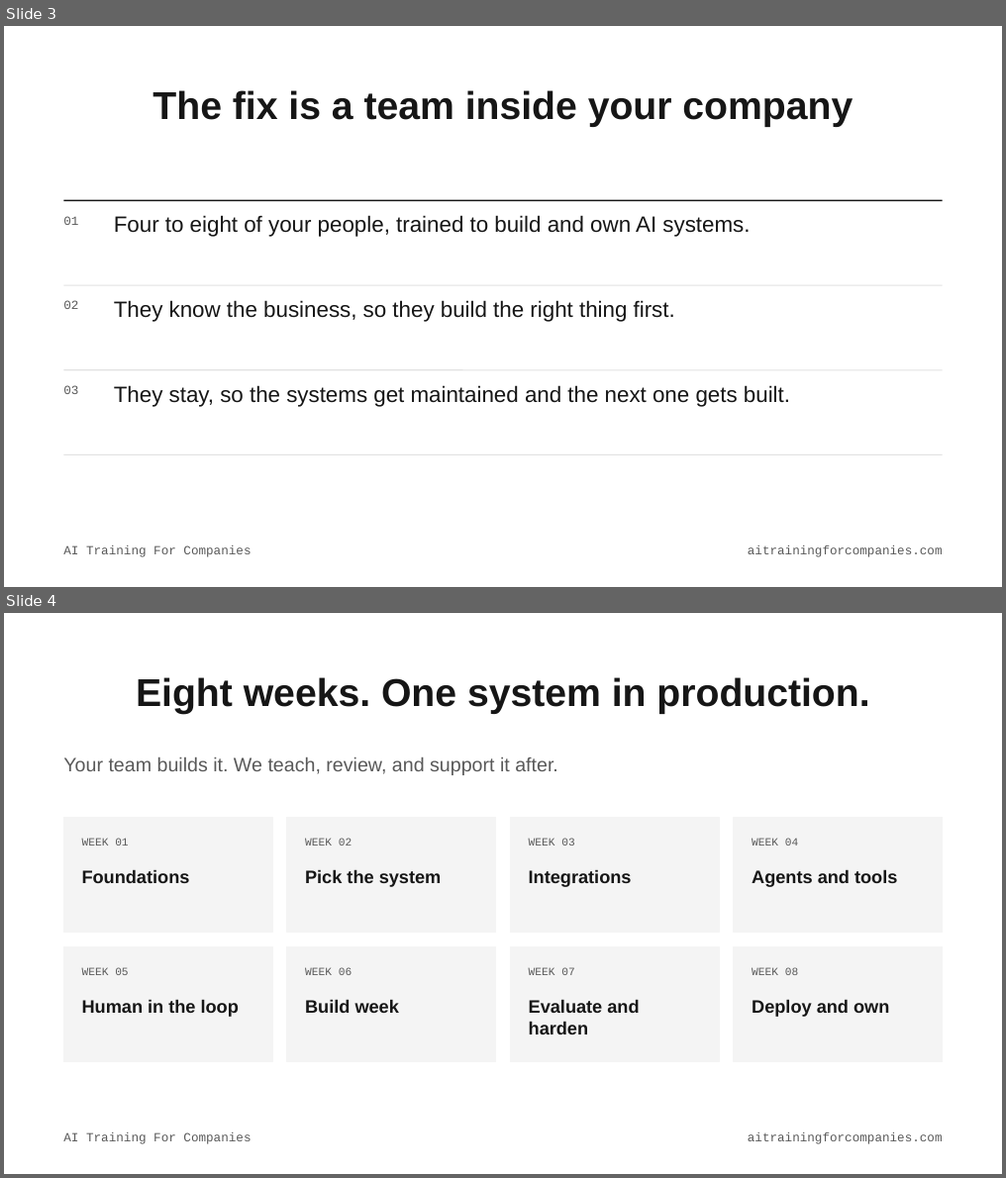
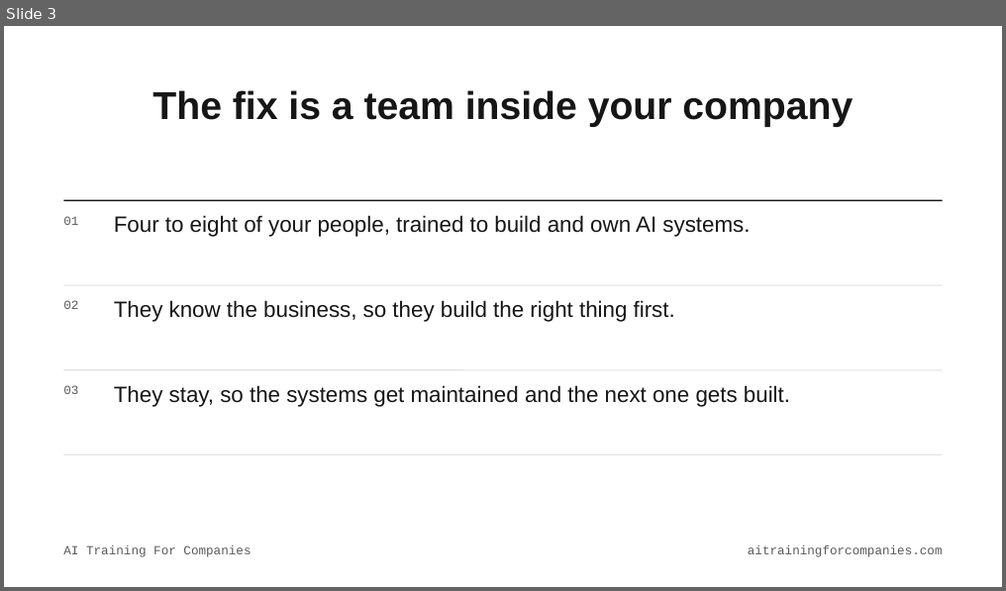
Before and after one commit to wonderfly123/ai-training-for-companies, a slide deck: docs/deck/AI-Training-For-Companies.pptx. Shown one above the other, each under a label of ours: slides 3 and 4 before the commit, slide 3 after it. The pictures are 1006x1178 and 1006x591 pixels, drawn with LibreOffice and Linux fonts; fonts in the diff are those of the drawing. Boxes give left, top, right and bottom in pixels: in the first picture for what was removed or moved away, otherwise in the second. Text is boxed around its words. In the diff, an @@ line names an element or a change of style, - is before the commit and + after.

```diff
--- a/docs/deck/AI-Training-For-Companies.pptx
+++ b/docs/deck/AI-Training-For-Companies.pptx
@@ slide 4 removed at bbox=[4, 613, 1002, 1174], background #FFFFFF; not listed: 2 template elements that a slide beside it also shows @@
@@ title removed at bbox=[136, 677, 869, 714] @@
-Eight weeks. One system in production.
@@ text removed at bbox=[63, 758, 558, 775] @@
-Your team builds it. We teach, review, and support it after.
@@ rectangle removed at bbox=[63, 818, 272, 933] @@
@@ rectangle removed at bbox=[287, 818, 496, 933] @@
@@ rectangle removed at bbox=[511, 818, 720, 933] @@
@@ rectangle removed at bbox=[734, 818, 943, 933] @@
@@ text removed at bbox=[82, 839, 128, 846] @@
-WEEK 01
@@ text removed at bbox=[305, 839, 351, 846] @@
-WEEK 02
@@ text removed at bbox=[529, 839, 574, 846] @@
-WEEK 03
@@ text removed at bbox=[751, 839, 798, 846] @@
-WEEK 04
@@ text removed at bbox=[82, 869, 190, 883] @@
-Foundations
@@ text removed at bbox=[305, 869, 442, 887] @@
-Pick the system
@@ text removed at bbox=[529, 869, 632, 887] @@
-Integrations
@@ text removed at bbox=[751, 869, 897, 887] @@
-Agents and tools
@@ rectangle removed at bbox=[63, 948, 272, 1062] @@
@@ text removed at bbox=[82, 968, 128, 975] @@
-WEEK 05
@@ rectangle removed at bbox=[287, 948, 496, 1062] @@
@@ text removed at bbox=[305, 968, 351, 975] @@
-WEEK 06
@@ rectangle removed at bbox=[511, 948, 720, 1062] @@
@@ text removed at bbox=[529, 968, 574, 975] @@
-WEEK 07
@@ rectangle removed at bbox=[734, 948, 943, 1062] @@
@@ text removed at bbox=[751, 968, 798, 975] @@
-WEEK 08
@@ text removed at bbox=[82, 999, 239, 1017] @@
-Human in the loop
@@ text removed at bbox=[305, 999, 399, 1013] @@
-Build week
@@ text removed at bbox=[529, 999, 639, 1035] @@
-Evaluate and harden
@@ text removed at bbox=[751, 999, 889, 1017] @@
-Deploy and own
```
Also in this commit, not shown: 2 slides changed, 1 slide added, 22 other files.
